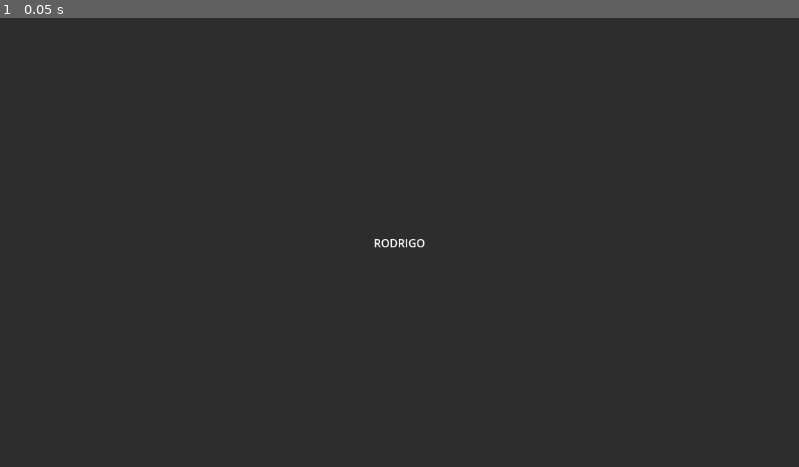
Above: before the commit, frame 1.
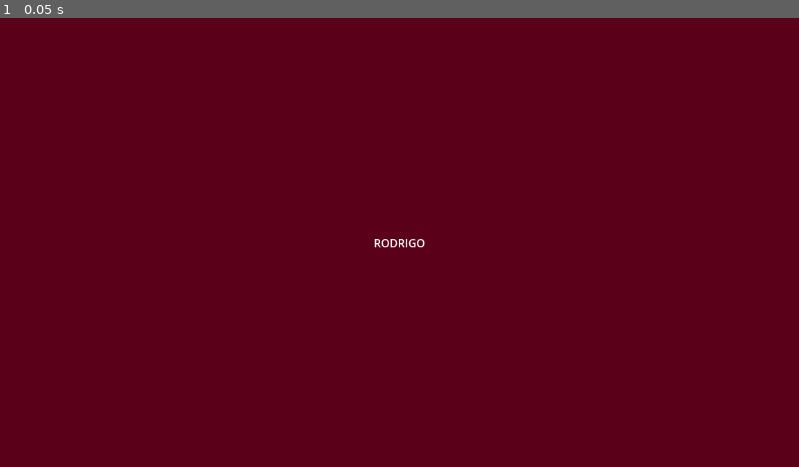
Above: after the commit, the same moment.

Repository: Vigoreum/prototype
Game: Godot game, scene res://scenes/minigame_3.tscn
The game is run twice, just before and just after one commit, with the same random seed, the same clock (stepped at 60 frames per second) and the same inputs. This scene is started directly instead of the project's main scene.
Inputs:
- Up to frame 1 (0.05 s): no input

The runs differ from the first frame. In frame 1, 100% of the frame differs, in the area x 0-100%, y 0-100%.

Commit message:
Update minigame_3.tscn

Diff:
--- a/scenes/minigame_3.tscn
+++ b/scenes/minigame_3.tscn
@@ -18,7 +18,7 @@
 anchor_bottom = 1.0
 grow_horizontal = 2
 grow_vertical = 2
-color = Color(0.17641911, 0.17641908, 0.17641908, 1)
+color = Color(0.35315442, 0, 0.09422242, 1)
 
 [node name="Label" type="Label" parent="." unique_id=87896137]
 layout_mode = 1
